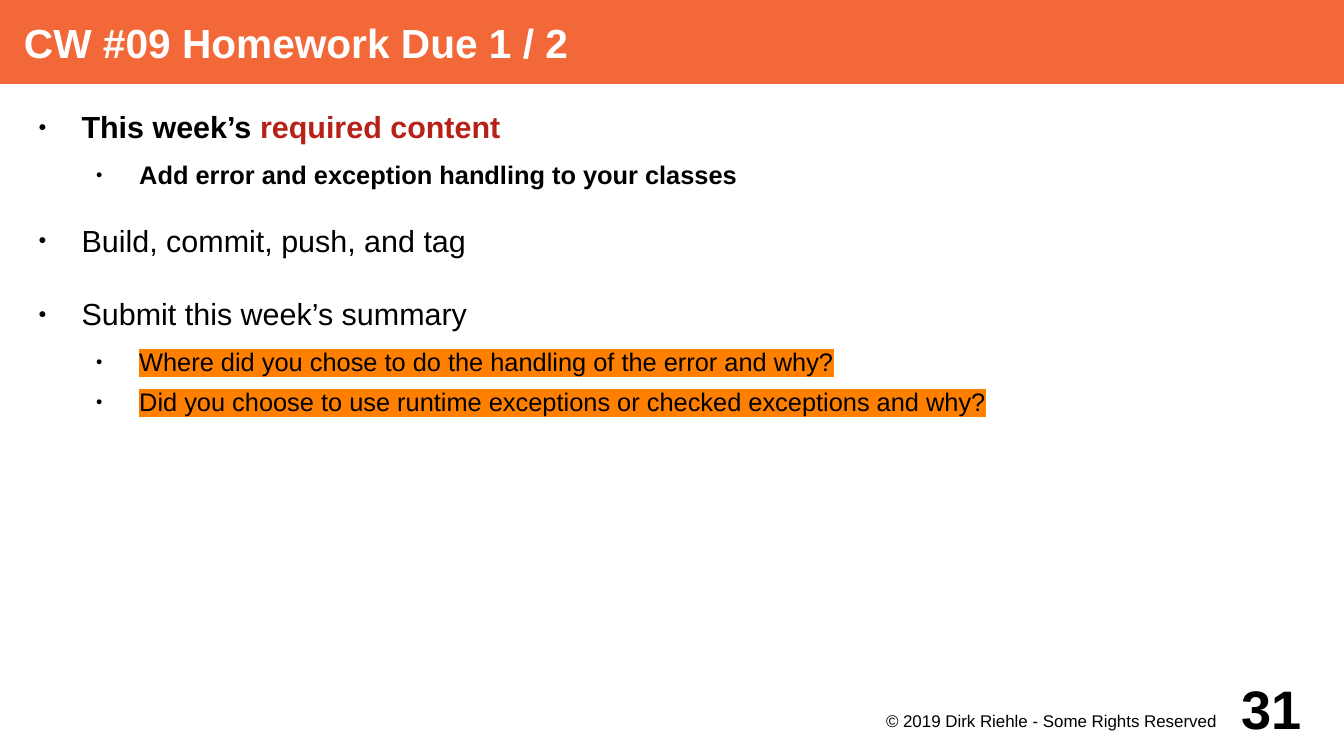
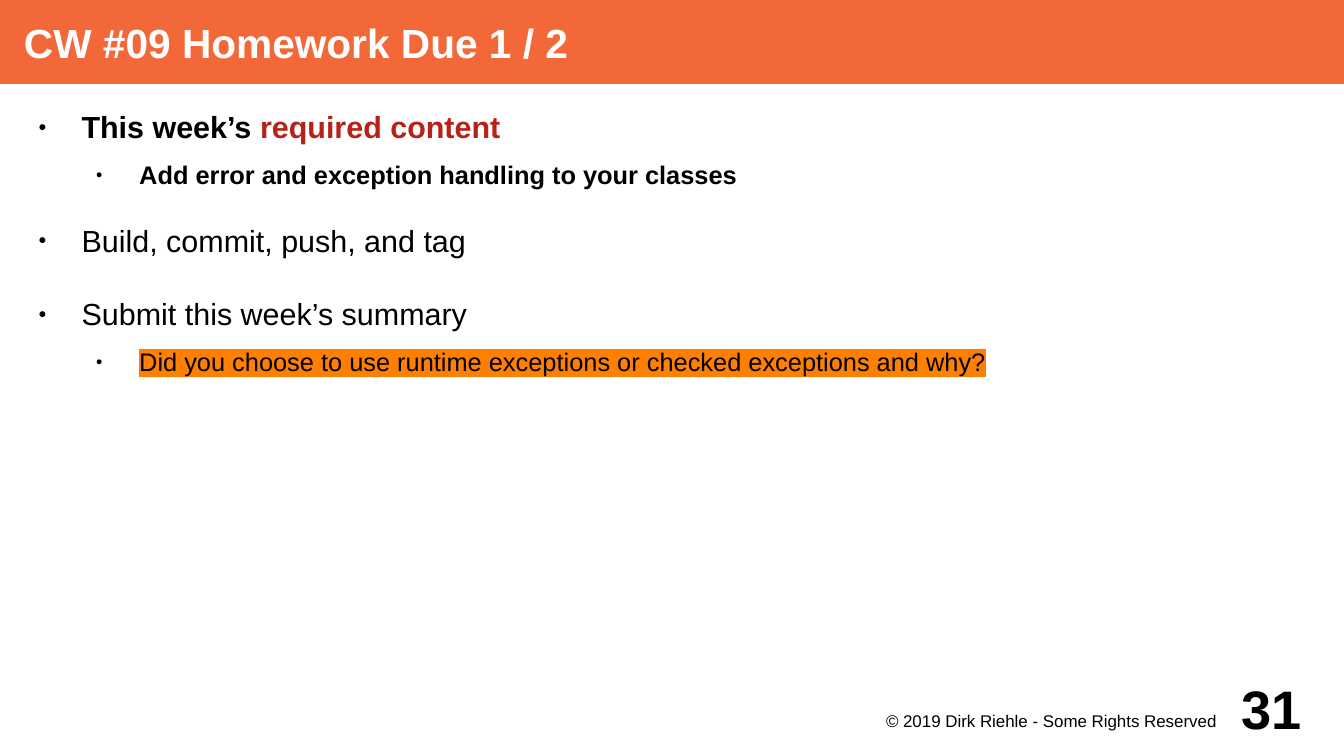
Before and after one commit to dirkriehle/adap-course, a slide deck: slide 31 of Lecture Slides/ADAP A02 - Course Schedule.odp. Drawn at 1344x756 pixels with LibreOffice and Linux fonts; fonts in the diff are those of the drawing. Boxes give left, top, right and bottom in pixels: in the first picture for what was removed or moved away, otherwise in the second. Text is boxed around its words. In the diff, an @@ line names an element or a change of style, - is before the commit and + after.

Commit message:
Rework additional homework questions

```diff
--- a/Lecture Slides/ADAP A02 - Course Schedule.odp
+++ b/Lecture Slides/ADAP A02 - Course Schedule.odp
@@ text at <box>139,352,833,377</box>: paragraph removed @@
-  ● Where did you chose to do the handling of the error and why?
```
Also in this commit, not shown: 4 other slides changed.
